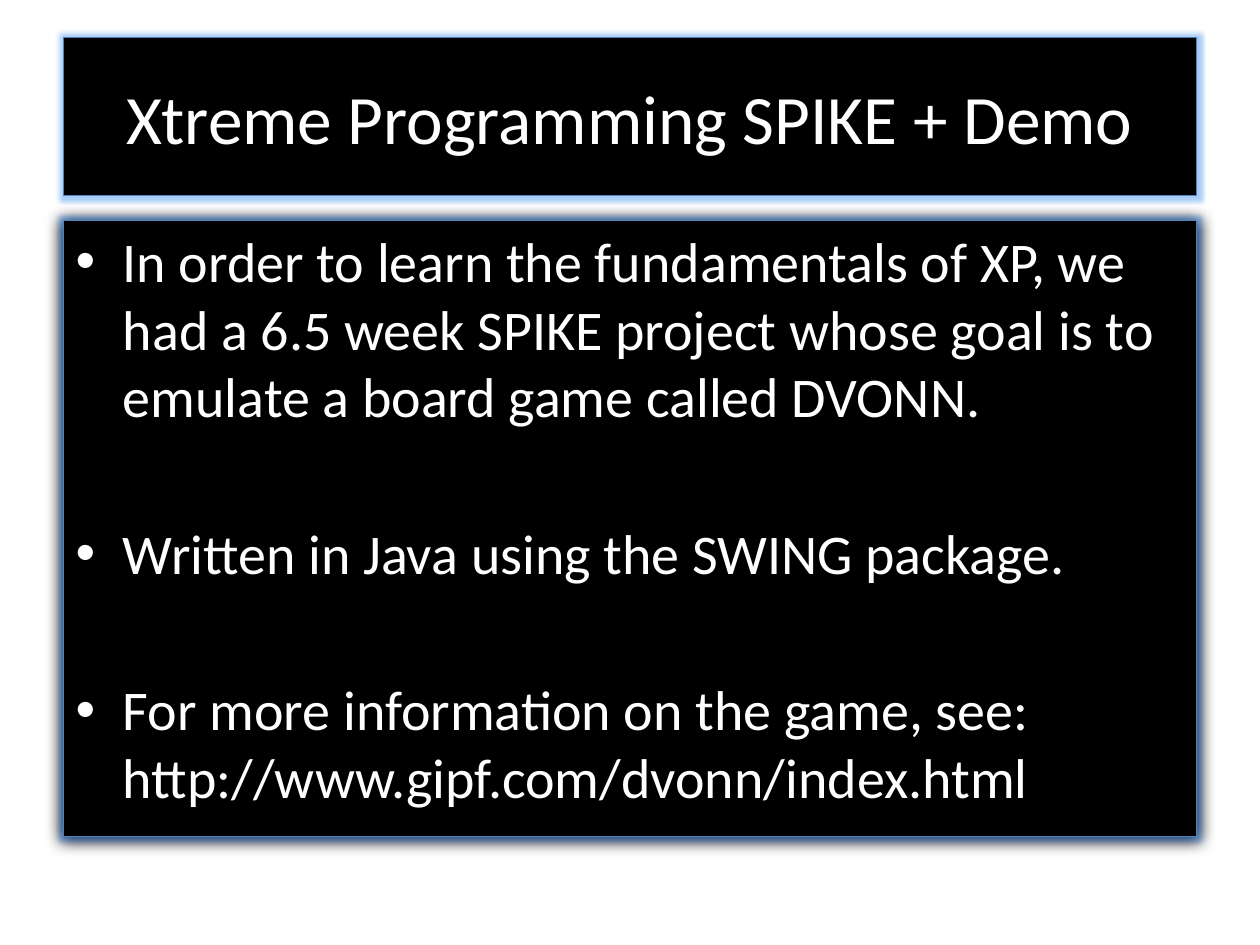
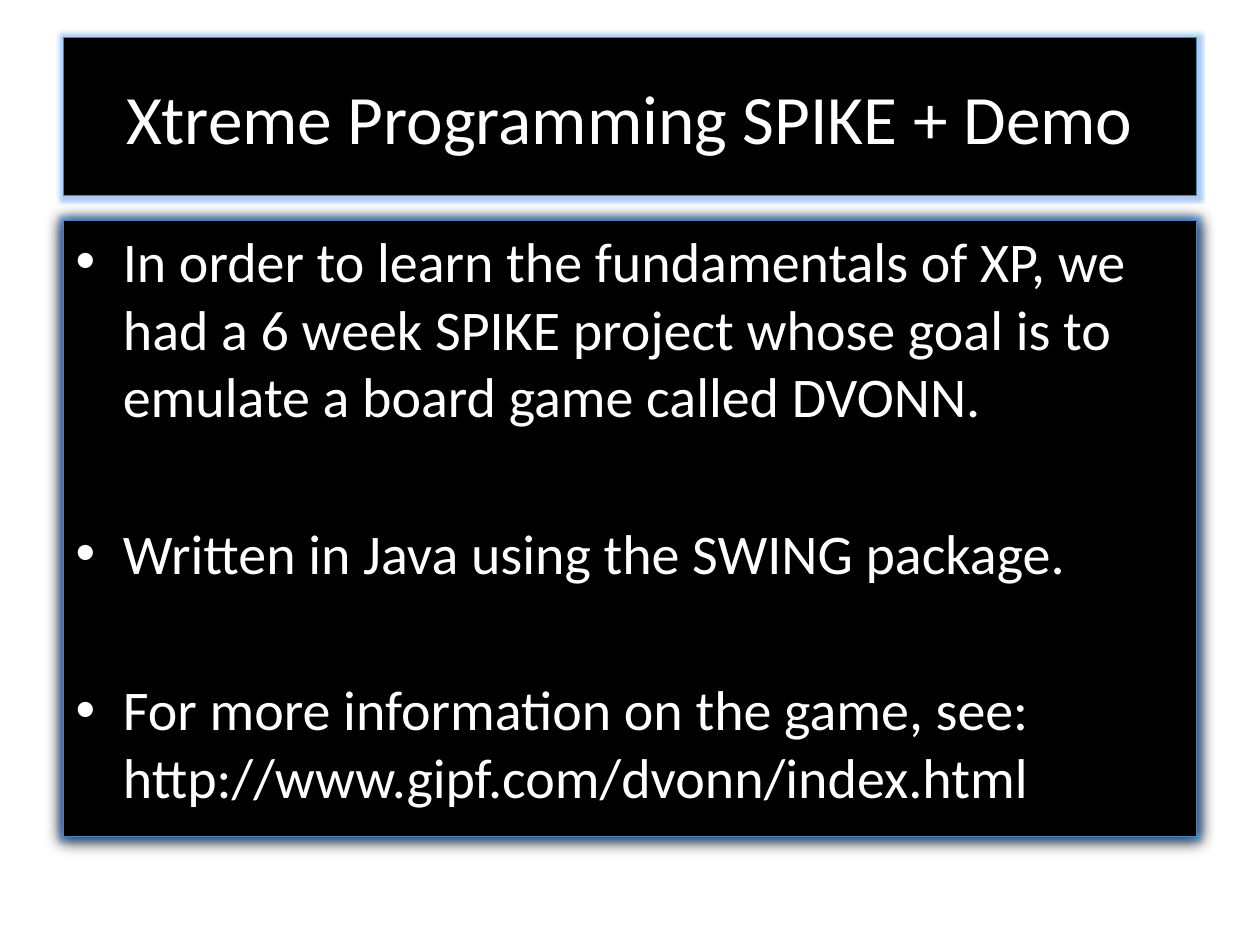
Before and after one commit to RedTeamCOSC470/Documentation, a slide deck: slide 10 of Stargazer.pptx. Drawn at 1260x945 pixels with LibreOffice and Linux fonts; fonts in the diff are those of the drawing; background and template pictures are left out. Boxes give left, top, right and bottom in pixels: in the first picture for what was removed or moved away, otherwise in the second. Text is boxed around its words. In the diff, an @@ line names an element or a change of style, - is before the commit and + after.

```diff
--- a/Stargazer.pptx
+++ b/Stargazer.pptx
@@ text at bbox=[123, 243, 1125, 427]: text changed @@
-• In order to learn the fundamentals of XP, we had a 6.5 week SPIKE project whose goal is to emulate a board game called DVONN.
+• In order to learn the fundamentals of XP, we had a 6 week SPIKE project whose goal is to emulate a board game called DVONN.
```
Also in this commit, not shown: 2 other files.
